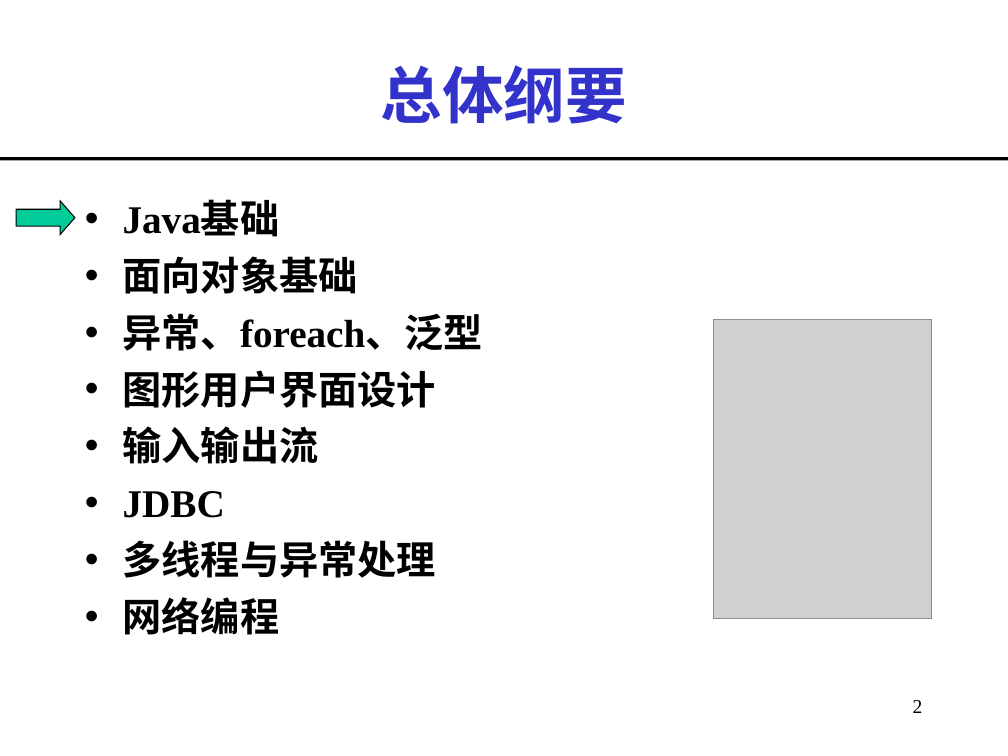
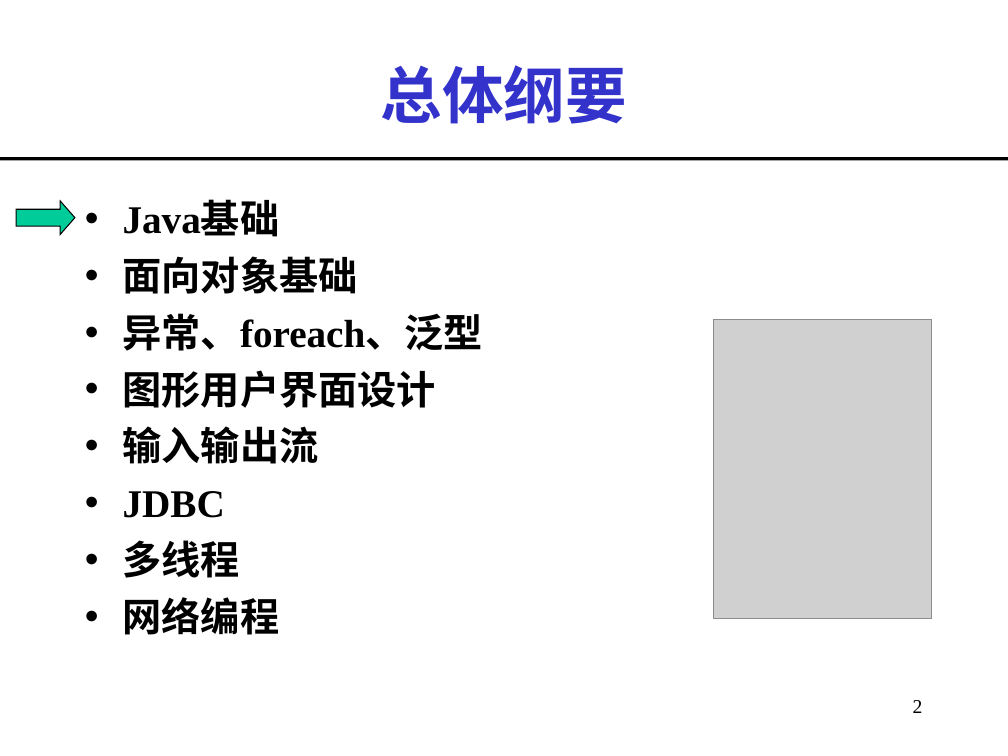
Before and after one commit to imwyw/Java, a slide deck: slide 2 of PPT/javaCh11_总结.ppt. Drawn at 1008x756 pixels with LibreOffice and Linux fonts; fonts in the diff are those of the drawing; grey boxes stand for pictures. Boxes give left, top, right and bottom in pixels: in the first picture for what was removed or moved away, otherwise in the second. Text is boxed around its words. In the diff, an @@ line names an element or a change of style, - is before the commit and + after.

```diff
--- a/PPT/javaCh11_总结.ppt
+++ b/PPT/javaCh11_总结.ppt
@@ text at (123,540,240,578): text changed @@
-• 多线程与异常处理
+• 多线程
```
Also in this commit, not shown: 6 other slides changed.
